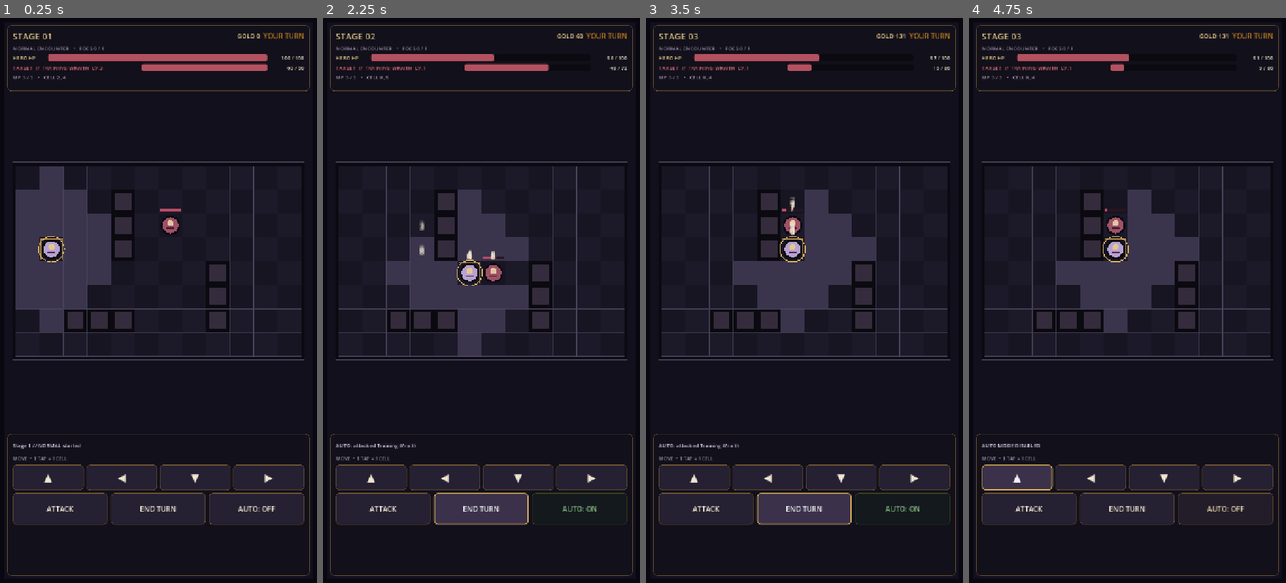
Above: before the commit, frames 1-4 (left to right).
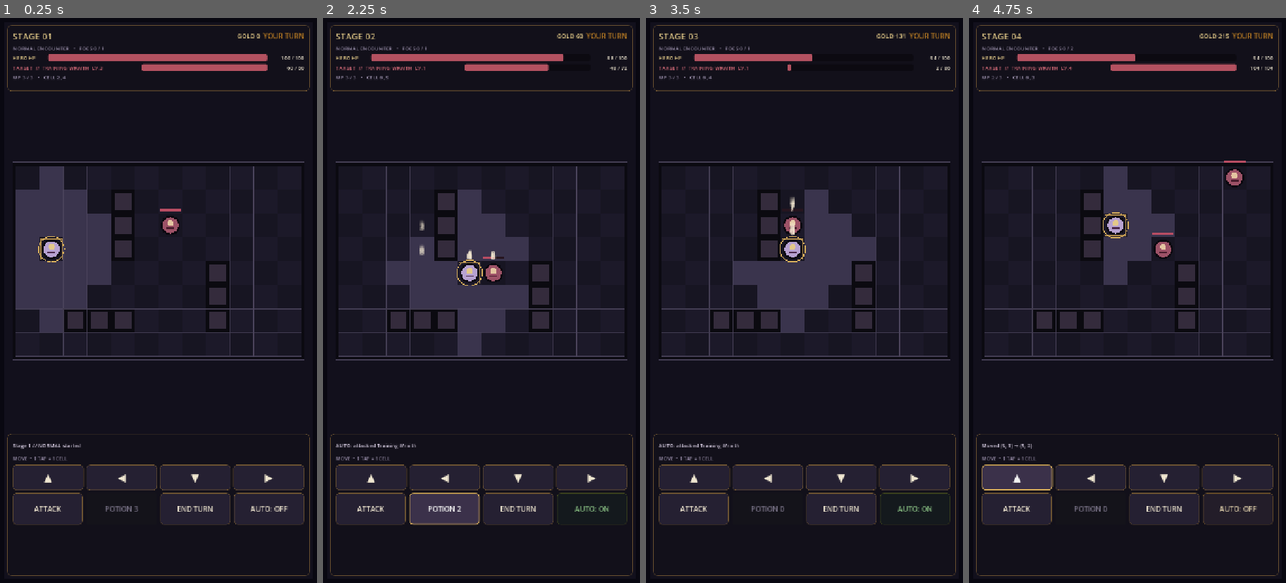
Above: after the commit, the same moments.

Repository: 0xyu/darktest
Game: Godot game, scene res://scenes/world/Main.tscn
Two runs of this game, one before a commit and one after it. Both use one fixed random seed, a clock stepped at 60 frames per second and the inputs below.
Inputs (mouse positions are in pixels of both pictures, inside the frame that each line leads up to):
- Up to frame 1 (0.25 s): no input
- Up to frame 2 (2.25 s): click "END TURN" at 0.5 s; click "AUTO: OFF" at 1.25 s; click (443, 509) at 2 s, where only the run after the commit has a clickable "POTION 3"
- Up to frame 3 (3.5 s): click (766, 509) at 2.75 s, where only the run after the commit has a clickable "POTION 2"
- Up to frame 4 (4.75 s): click "AUTO: ON" at 3.5 s; click "▲" at 4.25 s

The runs differ from the first frame. In frame 1, 0.6% of the frame differs, in the area x 10-91%, y 84-90%; in frame 2, 1.1%; in frame 3, 1.5%; in frame 4, 5.7%, in the area x 4-96%, y 2-90%.

Commit message:
phase 21 and 22

Diff:
--- a/scenes/ui/MobileCombatHUD.tscn
+++ b/scenes/ui/MobileCombatHUD.tscn
@@ -1,6 +1,7 @@
-[gd_scene load_steps=8 format=3]
+[gd_scene load_steps=9 format=3]
 
 [ext_resource type="Script" path="res://scripts/ui/mobile_combat_hud.gd" id="1_hud"]
+[ext_resource type="Script" path="res://scripts/ui/loot_presentation.gd" id="2_loot"]
 
 [sub_resource type="StyleBoxFlat" id="StylePanel"]
 bg_color = Color(0.0706, 0.0627, 0.102, 0.97)
@@ -81,6 +82,91 @@
 grow_vertical = 2
 mouse_filter = 2
 
+[node name="LootPresentation" type="Control" parent="Root"]
+unique_name_in_owner = true
+layout_mode = 1
+anchors_preset = 15
+anchor_right = 1.0
+anchor_bottom = 1.0
+grow_horizontal = 2
+grow_vertical = 2
+mouse_filter = 2
+script = ExtResource("2_loot")
+
+[node name="LootPanel" type="PanelContainer" parent="Root/LootPresentation"]
+unique_name_in_owner = true
+layout_mode = 1
+anchors_preset = 8
+anchor_left = 0.5
+anchor_top = 0.5
+anchor_right = 0.5
+anchor_bottom = 0.5
+offset_left = -214.0
+offset_top = -142.0
+offset_right = 214.0
+offset_bottom = 142.0
+grow_horizontal = 2
+grow_vertical = 2
+mouse_filter = 2
+
+[node name="Margin" type="MarginContainer" parent="Root/LootPresentation/LootPanel"]
+layout_mode = 2
+theme_override_constants/margin_left = 20
+theme_override_constants/margin_top = 16
+theme_override_constants/margin_right = 20
+theme_override_constants/margin_bottom = 16
+
+[node name="Content" type="VBoxContainer" parent="Root/LootPresentation/LootPanel/Margin"]
+layout_mode = 2
+theme_override_constants/separation = 6
+
+[node name="LootBurst" type="Label" parent="Root/LootPresentation/LootPanel/Margin/Content"]
+unique_name_in_owner = true
+layout_mode = 2
+theme_override_font_sizes/font_size = 24
+text = "✦"
+horizontal_alignment = 1
+
+[node name="LootTitle" type="Label" parent="Root/LootPresentation/LootPanel/Margin/Content"]
+unique_name_in_owner = true
+layout_mode = 2
+theme_override_colors/font_color = Color(0.941, 0.906, 0.82, 1)
+theme_override_font_sizes/font_size = 13
+text = "LOOT FOUND"
+horizontal_alignment = 1
+
+[node name="LootRarity" type="Label" parent="Root/LootPresentation/LootPanel/Margin/Content"]
+unique_name_in_owner = true
+layout_mode = 2
+theme_override_font_sizes/font_size = 18
+text = "RARE"
+horizontal_alignment = 1
+
+[node name="LootItem" type="Label" parent="Root/LootPresentation/LootPanel/Margin/Content"]
+unique_name_in_owner = true
+layout_mode = 2
+theme_override_colors/font_color = Color(0.941, 0.906, 0.82, 1)
+theme_override_font_sizes/font_size = 22
+text = "Equipment"
+clip_text = true
+horizontal_alignment = 1
+
+[node name="LootDetails" type="Label" parent="Root/LootPresentation/LootPanel/Margin/Content"]
+unique_name_in_owner = true
+layout_mode = 2
+theme_override_colors/font_color = Color(0.741, 0.706, 0.808, 1)
+theme_override_font_sizes/font_size = 12
+text = "WEAPON  •  ITEM LEVEL 1"
+horizontal_alignment = 1
+
+[node name="LootBest" type="Label" parent="Root/LootPresentation/LootPanel/Margin/Content"]
+unique_name_in_owner = true
+layout_mode = 2
+theme_override_font_sizes/font_size = 14
+text = "NEW BEST ITEM"
+horizontal_alignment = 1
+visible = false
+
 [node name="TopPanel" type="PanelContainer" parent="Root"]
 layout_mode = 1
 anchors_preset = 10
@@ -322,7 +408,7 @@
 theme_override_styles/pressed = SubResource("StyleButtonPressed")
 text = "ATTACK"
 
-[node name="EndTurnButton" type="Button" parent="Root/BottomPanel/Margin/Content/ActionRow"]
+[node name="ItemButton" type="Button" parent="Root/BottomPanel/Margin/Content/ActionRow"]
 unique_name_in_owner = true
 layout_mode = 2
 size_flags_horizontal = 3
@@ -332,9 +418,9 @@
 theme_override_styles/normal = SubResource("StyleButton")
 theme_override_styles/hover = SubResource("StyleButtonHover")
 theme_override_styles/pressed = SubResource("StyleButtonPressed")
-text = "END TURN"
-
-[node name="AutoButton" type="Button" parent="Root/BottomPanel/Margin/Content/ActionRow"]
+text = "POTION 3"
+
+[node name="EndTurnButton" type="Button" parent="Root/BottomPanel/Margin/Content/ActionRow"]
 unique_name_in_owner = true
 layout_mode = 2
 size_flags_horizontal = 3
@@ -344,4 +430,60 @@
 theme_override_styles/normal = SubResource("StyleButton")
 theme_override_styles/hover = SubResource("StyleButtonHover")
 theme_override_styles/pressed = SubResource("StyleButtonPressed")
+text = "END TURN"
+
+[node name="AutoButton" type="Button" parent="Root/BottomPanel/Margin/Content/ActionRow"]
+unique_name_in_owner = true
+layout_mode = 2
+size_flags_horizontal = 3
+theme_override_colors/font_color = Color(0.941, 0.906, 0.82, 1)
+theme_override_colors/font_disabled_color = Color(0.459, 0.435, 0.514, 1)
+theme_override_font_sizes/font_size = 16
+theme_override_styles/normal = SubResource("StyleButton")
+theme_override_styles/hover = SubResource("StyleButtonHover")
+theme_override_styles/pressed = SubResource("StyleButtonPressed")
 text = "AUTO: OFF"
+
+[node name="CriticalLabel" type="Label" parent="Root"]
+unique_name_in_owner = true
+layout_mode = 1
+anchors_preset = 10
+anchor_right = 1.0
+offset_left = 16.0
+offset_top = 184.0
+offset_right = -16.0
+offset_bottom = 218.0
+grow_horizontal = 2
+mouse_filter = 2
+theme_override_colors/font_color = Color(0.941, 0.761, 0.369, 1)
+theme_override_font_sizes/font_size = 22
+text = "CRITICAL HIT"
+horizontal_alignment = 1
+visible = false
+
+[node name="StateBanner" type="PanelContainer" parent="Root"]
+unique_name_in_owner = true
+layout_mode = 1
+anchors_preset = 8
+anchor_left = 0.5
+anchor_top = 0.5
+anchor_right = 0.5
+anchor_bottom = 0.5
+offset_left = -180.0
+offset_top = -48.0
+offset_right = 180.0
+offset_bottom = 48.0
+grow_horizontal = 2
+grow_vertical = 2
+mouse_filter = 2
+theme_override_styles/panel = SubResource("StylePanel")
+visible = false
+
+[node name="StateLabel" type="Label" parent="Root/StateBanner"]
+unique_name_in_owner = true
+layout_mode = 2
+theme_override_colors/font_color = Color(0.886, 0.788, 0.533, 1)
+theme_override_font_sizes/font_size = 28
+text = "VICTORY"
+horizontal_alignment = 1
+vertical_alignment = 1
--- /dev/null
+++ b/scripts/systems/phase_21_smoke_test.gd
@@ -0,0 +1,69 @@
+extends SceneTree
+
+var _failures: Array[String] = []
+
+
+func _init() -> void:
+	call_deferred("_run_tests")
+
+
+func _run_tests() -> void:
+	var hud_scene := load("res://scenes/ui/MobileCombatHUD.tscn") as PackedScene
+	_expect(hud_scene != null, "combat HUD scene can be loaded")
+	if hud_scene == null:
+		_quit_with_result()
+		return
+	var hud := hud_scene.instantiate()
+	root.add_child(hud)
+	var presentation := hud.get_node("Root/LootPresentation") as LootPresentation
+	_expect(presentation != null, "HUD contains a loot presentation component")
+	if presentation == null:
+		_quit_with_result()
+		return
+	presentation.presentation_speed_scale = 0.05
+	await process_frame
+
+	var common := _make_item("Ashen Blade", EquipmentRarity.COMMON)
+	var mythic := _make_item("Crown of Dusk", EquipmentRarity.MYTHIC)
+	presentation.present_loot([common, mythic], [mythic], "Test Chest")
+	_expect(presentation.is_presenting(), "loot presentation starts immediately")
+	_expect(presentation.get_pending_count() == 1, "additional loot is queued")
+
+	for _frame in range(180):
+		await process_frame
+		if not presentation.is_presenting() and presentation.get_pending_count() == 0:
+			break
+
+	_expect(presentation.get_last_revealed_item() == mythic, "queued Mythic item is revealed")
+	_expect(presentation.was_last_revealed_new_best(), "new best indicator is retained for the revealed item")
+	_expect(not presentation.is_presenting(), "loot presentation finishes without blocking")
+
+	hud.free()
+	await process_frame
+	if _failures.is_empty():
+		print("Phase 21 smoke test passed.")
+	else:
+		for failure in _failures:
+			push_error(failure)
+	quit(0 if _failures.is_empty() else 1)
+
+
+func _quit_with_result() -> void:
+	quit(0 if _failures.is_empty() else 1)
+
+
+func _make_item(item_name: String, rarity: int) -> EquipmentInstance:
+	var definition := EquipmentDefinition.new()
+	definition.display_name = item_name
+	definition.rarity = rarity
+	definition.slot = EquipmentSlot.WEAPON
+	definition.item_level = 20
+	var item := EquipmentInstance.new()
+	item.instance_id = StringName(item_name.to_lower().replace(" ", "_"))
+	item.definition = definition
+	return item
+
+
+func _expect(condition: bool, description: String) -> void:
+	if not condition:
+		_failures.append("Smoke test failed: " + description)
--- /dev/null
+++ b/scripts/systems/phase_22_smoke_test.gd
@@ -0,0 +1,71 @@
+extends SceneTree
+
+var _failures: Array[String] = []
+
+
+func _init() -> void:
+	call_deferred("_run_tests")
+
+
+func _run_tests() -> void:
+	var main_scene := load("res://scenes/world/Main.tscn") as PackedScene
+	_expect(main_scene != null, "main scene can be loaded")
+	if main_scene == null:
+		_quit_with_result()
+		return
+
+	var main := main_scene.instantiate()
+	root.add_child(main)
+	await process_frame
+	await process_frame
+	var game := main.get_node("GridTest") as GridTest
+	var hud := game.hud
+	_expect(hud.get_node("Root/TopPanel/Margin/Content/Header/StageLabel").text == "STAGE 01", "HUD displays the current stage")
+	_expect(hud.get_node("Root/TopPanel/Margin/Content/PlayerHPRow/PlayerHPBar") is ProgressBar, "HUD displays player HP")
+	_expect(hud.get_node("Root/TopPanel/Margin/Content/TargetHPRow/TargetHPBar") is ProgressBar, "HUD displays target HP")
+	_expect("MP" in hud.get_node("Root/TopPanel/Margin/Content/CombatInfoLabel").text, "HUD displays movement points")
+	_expect(hud.get_node("Root/BottomPanel/Margin/Content/ActionRow/AttackButton") is Button, "HUD has an attack button")
+	_expect(hud.get_node("Root/BottomPanel/Margin/Content/ActionRow/ItemButton") is Button, "HUD has an item button")
+	_expect(hud.get_node("Root/BottomPanel/Margin/Content/ActionRow/AutoButton") is Button, "HUD has an auto button")
+
+	hud.show_critical_indicator(42)
+	var critical_label := hud.get_node("Root/CriticalLabel") as Label
+	_expect(critical_label.visible and "42" in critical_label.text, "HUD shows a critical hit indicator")
+
+	game.turn_manager.set_victory()
+	await process_frame
+	var state_banner := hud.get_node("Root/StateBanner") as PanelContainer
+	var state_label := hud.get_node("Root/StateBanner/StateLabel") as Label
+	_expect(state_banner.visible and state_label.text == "VICTORY", "HUD displays victory state")
+
+	main.free()
+	await process_frame
+	var defeat_main := main_scene.instantiate()
+	root.add_child(defeat_main)
+	await process_frame
+	await process_frame
+	var defeat_game := defeat_main.get_node("GridTest") as GridTest
+	defeat_game.turn_manager.set_defeat()
+	await process_frame
+	var defeat_hud := defeat_game.hud
+	var defeat_banner := defeat_hud.get_node("Root/StateBanner") as PanelContainer
+	var defeat_label := defeat_hud.get_node("Root/StateBanner/StateLabel") as Label
+	_expect(defeat_banner.visible and defeat_label.text == "DEFEAT", "HUD displays defeat state")
+
+	defeat_main.free()
+	await process_frame
+	if _failures.is_empty():
+		print("Phase 22 smoke test passed.")
+	else:
+		for failure in _failures:
+			push_error(failure)
+	_quit_with_result()
+
+
+func _expect(condition: bool, description: String) -> void:
+	if not condition:
+		_failures.append("Smoke test failed: " + description)
+
+
+func _quit_with_result() -> void:
+	quit(0 if _failures.is_empty() else 1)
--- /dev/null
+++ b/scripts/ui/loot_presentation.gd
@@ -0,0 +1,214 @@
+class_name LootPresentation
+extends Control
+
+## Presents dropped equipment without pausing combat or auto progression.
+## Common drops are intentionally brief; Legendary/Mythic drops get a longer,
+## brighter reveal and a pulse so the reward hierarchy is immediately clear.
+
+@export_range(0.05, 2.0, 0.05) var presentation_speed_scale: float = 1.0
+
+@onready var _panel: PanelContainer = %LootPanel
+@onready var _burst_label: Label = %LootBurst
+@onready var _title_label: Label = %LootTitle
+@onready var _rarity_label: Label = %LootRarity
+@onready var _item_label: Label = %LootItem
+@onready var _details_label: Label = %LootDetails
+@onready var _best_label: Label = %LootBest
+
+var _pending_entries: Array[Dictionary] = []
+var _is_presenting: bool = false
+var _current_item: EquipmentInstance
+var _current_is_new_best: bool = false
+var _last_revealed_item: EquipmentInstance
+var _last_revealed_was_new_best: bool = false
+var _active_tween: Tween
+
+
+func _ready() -> void:
+	visible = false
+	mouse_filter = Control.MOUSE_FILTER_IGNORE
+
+
+func present_loot(
+	items: Array[EquipmentInstance],
+	new_best_items: Array[EquipmentInstance] = [],
+	_source_name: String = ""
+) -> void:
+	for item in items:
+		if item == null:
+			continue
+		_pending_entries.append({
+			"item": item,
+			"is_new_best": new_best_items.has(item),
+		})
+	if not _is_presenting:
+		_show_next()
+
+
+func get_pending_count() -> int:
+	return _pending_entries.size()
+
+
+func is_presenting() -> bool:
+	return _is_presenting
+
+
+func get_current_item() -> EquipmentInstance:
+	return _current_item
+
+
+func get_last_revealed_item() -> EquipmentInstance:
+	return _last_revealed_item
+
+
+func was_last_revealed_new_best() -> bool:
+	return _last_revealed_was_new_best
+
+
+func _show_next() -> void:
+	if _pending_entries.is_empty():
+		_is_presenting = false
+		_current_item = null
+		visible = false
+		return
+	var entry: Dictionary = _pending_entries.pop_front()
+	_current_item = entry.get("item") as EquipmentInstance
+	_current_is_new_best = bool(entry.get("is_new_best", false))
+	_is_presenting = true
+	visible = true
+	_populate_reveal_state()
+	_play_reveal()
+
+
+func _populate_reveal_state() -> void:
+	if _current_item == null:
+		return
+	var rarity: int = _current_item.get_rarity()
+	var rarity_name: String = EquipmentRarity.get_display_name(rarity).to_upper()
+	var rarity_color: Color = _get_rarity_color(rarity)
+	_title_label.text = "LOOT FOUND"
+	_rarity_label.text = rarity_name
+	_rarity_label.modulate = rarity_color
+	_item_label.text = _current_item.get_display_name()
+	_item_label.modulate = rarity_color.lightened(0.18)
+	_details_label.text = _format_item_details(_current_item)
+	_best_label.text = "NEW BEST ITEM" if _current_is_new_best else ""
+	_best_label.visible = _current_is_new_best
+	_best_label.modulate = Color("f2d27a")
+	_burst_label.modulate = rarity_color
+	_burst_label.text = "✦" if rarity < EquipmentRarity.LEGENDARY else "✦  ✦  ✦"
+	_apply_panel_style(rarity, rarity_color)
+	_panel.pivot_offset = _panel.size * 0.5
+
+
+func _play_reveal() -> void:
+	if _active_tween != null and _active_tween.is_valid():
+		_active_tween.kill()
+	_panel.modulate = Color(1.0, 1.0, 1.0, 0.0)
+	_panel.scale = Vector2(0.82, 0.82)
+	_burst_label.scale = Vector2(0.55, 0.55)
+	_burst_label.modulate.a = 0.0
+	_active_tween = create_tween().set_parallel(true)
+	_active_tween.tween_property(_panel, "modulate:a", 1.0, _get_reveal_duration())
+	_active_tween.tween_property(_panel, "scale", Vector2.ONE, _get_reveal_duration()).set_trans(Tween.TRANS_BACK).set_ease(Tween.EASE_OUT)
+	_active_tween.tween_property(_burst_label, "modulate:a", 1.0, _get_reveal_duration() * 0.75)
+	_active_tween.tween_property(_burst_label, "scale", Vector2.ONE, _get_reveal_duration()).set_trans(Tween.TRANS_BACK).set_ease(Tween.EASE_OUT)
+	await _active_tween.finished
+	if not is_inside_tree() or _current_item == null:
+		return
+	_last_revealed_item = _current_item
+	_last_revealed_was_new_best = _current_is_new_best
+	if _current_item.get_rarity() >= EquipmentRarity.LEGENDARY:
+		_play_high_rarity_pulse()
+	var hold_time: float = _get_hold_duration() * maxf(presentation_speed_scale, 0.05)
+	await get_tree().create_timer(hold_time).timeout
+	if not is_inside_tree():
+		return
+	_hide_current()
+
+
+func _hide_current() -> void:
+	if _active_tween != null and _active_tween.is_valid():
+		_active_tween.kill()
+	_active_tween = create_tween()
+	_active_tween.tween_property(_panel, "modulate:a", 0.0, 0.12 * maxf(presentation_speed_scale, 0.05))
+	_active_tween.tween_callback(_show_next)
+
+
+func _play_high_rarity_pulse() -> void:
+	var pulse := create_tween().set_loops(3)
+	pulse.tween_property(_panel, "modulate", Color(1.18, 1.12, 0.92, 1.0), 0.22)
+	pulse.tween_property(_panel, "modulate", Color.WHITE, 0.22)
+
+
+func _apply_panel_style(rarity: int, rarity_color: Color) -> void:
+	var style := StyleBoxFlat.new()
+	style.bg_color = Color("100e1a", 0.98)
+	style.border_color = rarity_color
+	var border_width: int = 2 if rarity < EquipmentRarity.LEGENDARY else 3
+	style.border_width_left = border_width
+	style.border_width_top = border_width
+	style.border_width_right = border_width
+	style.border_width_bottom = border_width
+	style.corner_radius_top_left = 12
+	style.corner_radius_top_right = 12
+	style.corner_radius_bottom_left = 12
+	style.corner_radius_bottom_right = 12
+	style.shadow_color = Color(rarity_color, 0.38 if rarity < EquipmentRarity.LEGENDARY else 0.72)
+	style.shadow_size = 6 if rarity < EquipmentRarity.LEGENDARY else 14
+	_panel.add_theme_stylebox_override("panel", style)
+
+
+func _format_item_details(item: EquipmentInstance) -> String:
+	var lines: Array[String] = [
+		"%s  •  ITEM LEVEL %d" % [EquipmentSlot.get_display_name(item.get_slot()).to_upper(), item.get_item_level()],
+	]
+	for affix in item.affixes:
+		if affix == null:
+			continue
+		var value_text: String = "%+.0f%%" % (affix.value * 100.0) if affix.is_percentage else "%+d" % roundi(affix.value)
+		lines.append("%s  %s" % [affix.display_name, value_text])
+	return "\n".join(lines)
+
+
+func _get_rarity_color(rarity: int) -> Color:
+	match rarity:
+		EquipmentRarity.UNCOMMON:
+			return Color("82d49b")
+		EquipmentRarity.RARE:
+			return Color("71a9ed")
+		EquipmentRarity.EPIC:
+			return Color("b995ef")
+		EquipmentRarity.LEGENDARY:
+			return Color("e8af4f")
+		EquipmentRarity.MYTHIC:
+			return Color("f078b2")
+		_:
+			return Color("b9afc6")
+
+
+func _get_reveal_duration() -> float:
+	if _current_item == null:
+		return 0.12
+	var rarity: int = _current_item.get_rarity()
+	return 0.12 if rarity < EquipmentRarity.RARE else (0.22 if rarity < EquipmentRarity.LEGENDARY else 0.38)
+
+
+func _get_hold_duration() -> float:
+	if _current_item == null:
+		return 0.5
+	match _current_item.get_rarity():
+		EquipmentRarity.COMMON:
+			return 0.55
+		EquipmentRarity.UNCOMMON:
+			return 0.7
+		EquipmentRarity.RARE:
+			return 0.95
+		EquipmentRarity.EPIC:
+			return 1.2
+		EquipmentRarity.LEGENDARY:
+			return 1.8
+		EquipmentRarity.MYTHIC:
+			return 2.2
+		_:
+			return 0.7
--- a/scripts/ui/mobile_combat_hud.gd
+++ b/scripts/ui/mobile_combat_hud.gd
@@ -5,6 +5,7 @@
 ## The HUD only forwards input to the existing player and turn systems.
 signal move_requested(direction: Vector2i)
 signal attack_requested
+signal item_requested
 signal end_turn_requested
 signal auto_toggle_requested
 
@@ -24,9 +25,15 @@
 @onready var _combat_info_label: Label = %CombatInfoLabel
 @onready var _event_label: Label = %EventLabel
 @onready var _attack_button: Button = %AttackButton
+@onready var _item_button: Button = %ItemButton
 @onready var _end_turn_button: Button = %EndTurnButton
 @onready var _auto_button: Button = %AutoButton
+@onready var _critical_label: Label = %CriticalLabel
+@onready var _state_banner: PanelContainer = %StateBanner
+@onready var _state_label: Label = %StateLabel
 @onready var _move_buttons: Array[Button] = [%MoveUpButton, %MoveLeftButton, %MoveDownButton, %MoveRightButton]
+
+var _critical_time_remaining: float = 0.0
 
 
 func _ready() -> void:
@@ -35,15 +42,21 @@
 	_move_buttons[2].pressed.connect(_on_move_down_pressed)
 	_move_buttons[3].pressed.connect(_on_move_right_pressed)
 	_attack_button.pressed.connect(func() -> void: attack_requested.emit())
+	_item_button.pressed.connect(func() -> void: item_requested.emit())
 	_end_turn_button.pressed.connect(func() -> void: end_turn_requested.emit())
 	_auto_button.pressed.connect(func() -> void: auto_toggle_requested.emit())
 	get_viewport().size_changed.connect(_on_viewport_size_changed)
 	_refresh()
 
 
-func _process(_delta: float) -> void:
+func _process(delta: float) -> void:
 	# State changes can come from combat signals, enemy AI, or stage generation.
 	# A lightweight refresh keeps the HUD in sync without coupling it to gameplay.
+	if _critical_time_remaining > 0.0:
+		_critical_time_remaining = maxf(_critical_time_remaining - delta, 0.0)
+		_critical_label.modulate.a = clampf(_critical_time_remaining / 0.8, 0.0, 1.0)
+		if is_zero_approx(_critical_time_remaining):
+			_critical_label.visible = false
 	_refresh()
 
 
@@ -131,6 +144,12 @@
 		button.disabled = not can_move
 	var can_attack: bool = player_turn and input_enabled and _get_target() != null
 	_attack_button.disabled = not can_attack
+	var potion_count: int = _player.get_healing_item_count() if _player.has_method("get_healing_item_count") else 0
+	_item_button.text = "POTION %d" % potion_count
+	var can_use_item: bool = player_turn and input_enabled and potion_count > 0
+	if player_stats != null:
+		can_use_item = can_use_item and player_stats.current_hp < player_stats.max_hp
+	_item_button.disabled = not can_use_item
 
 	var phase: int = _turn_manager.get_phase()
 	if phase == TurnState.VICTORY:
@@ -143,8 +162,12 @@
 		_end_turn_button.text = "END TURN"
 		_end_turn_button.disabled = not player_turn
 	_auto_button.disabled = phase == TurnState.DEFEAT
+	_state_banner.visible = phase == TurnState.VICTORY or phase == TurnState.DEFEAT
+	_state_label.text = "VICTORY" if phase == TurnState.VICTORY else "DEFEAT"
+	_state_label.modulate = Color("89c797") if phase == TurnState.VICTORY else Color("d46a78")
 	if player_stats == null:
 		_attack_button.disabled = true
+		_item_button.disabled = true
 
 
 func set_auto_mode(enabled: bool) -> void:
@@ -152,6 +175,18 @@
 		return
 	_auto_button.text = "AUTO: ON" if enabled else "AUTO: OFF"
 	_auto_button.modulate = Color("89c797") if enabled else Color("f0e7d2")
+
+
+func present_loot(items: Array[EquipmentInstance], new_best_items: Array[EquipmentInstance] = [], source_name: String = "") -> void:
+	var loot_presentation: LootPresentation = %LootPresentation
+	loot_presentation.present_loot(items, new_best_items, source_name)
+
+
+func show_critical_indicator(damage: int) -> void:
+	_critical_label.text = "CRITICAL HIT  •  %d" % damage
+	_critical_label.visible = true
+	_critical_label.modulate = Color("f2c15e")
+	_critical_time_remaining = 0.8
 
 
 func _get_encounter_text(stage_state: StageState) -> String:
--- a/scripts/world/grid_test.gd
+++ b/scripts/world/grid_test.gd
@@ -53,6 +53,7 @@
 	player.equipment_effect_triggered.connect(_on_equipment_effect_triggered)
 	hud.move_requested.connect(_on_hud_move_requested)
 	hud.attack_requested.connect(_on_hud_attack_requested)
+	hud.item_requested.connect(_on_hud_item_requested)
 	hud.end_turn_requested.connect(_on_hud_end_turn_requested)
 	hud.auto_toggle_requested.connect(_on_hud_auto_toggle_requested)
 	auto_combat.attach_systems(player, turn_manager, combat_system, stage_manager, grid)
@@ -82,6 +83,15 @@
 	if turn_manager.get_phase() != TurnState.PLAYER_TURN or not player.is_input_enabled():
 		return
 	player.attack_requested.emit(player, player.get_target())
+
+
+func _on_hud_item_requested() -> void:
+	if turn_manager.get_phase() != TurnState.PLAYER_TURN or not player.is_input_enabled():
+		return
+	if player.use_healing_item():
+		_last_move_text = "Used healing item"
+		turn_manager.complete_player_turn()
+		queue_redraw()
 
 
 func _on_hud_end_turn_requested() -> void:
@@ -208,6 +218,8 @@
 		_last_move_text = "Attack missed: target out of range"
 	else:
 		_last_move_text = "Critical hit for %d" % result.final_damage if result.is_critical else "Hit for %d" % result.final_damage
+		if result.is_critical:
+			hud.show_critical_indicator(result.final_damage)
 	queue_redraw()
 
 
@@ -228,16 +240,21 @@
 
 func _on_loot_dropped(_enemy: Node, loot: Array[EquipmentInstance]) -> void:
 	var loot_names: Array[String] = []
+	var new_best_items: Array[EquipmentInstance] = []
 	var added_count: int = 0
 	for item in loot:
 		if item != null:
 			loot_names.append(item.get_display_name())
+			var comparison: EquipmentComparison = player.get_inventory().create_comparison(item)
 			if player.add_equipment(item):
 				added_count += 1
+				if comparison != null and comparison.is_upgrade():
+					new_best_items.append(item)
 	if added_count == loot.size():
 		_last_move_text = "Loot added: %s (%d/%d)" % [", ".join(loot_names), player.get_inventory().get_item_count(), player.get_inventory().capacity]
 	else:
 		_last_move_text = "Loot added %d/%d — inventory full" % [added_count, loot.size()]
+	hud.present_loot(loot, new_best_items, str(_enemy.get("enemy_id")) if _enemy != null else "")
 	queue_redraw()
 
 
Not shown, added: scripts/systems/phase_21_smoke_test.gd.uid
Not shown, added: scripts/systems/phase_22_smoke_test.gd.uid
Not shown, added: scripts/ui/loot_presentation.gd.uid
